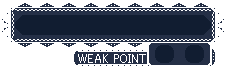
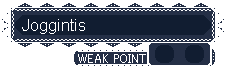
Revision of a layered (225, 67) image; what changed, layer by layer:
renamed "Pasted Layer" to "Joggintis", showed it, moved it above "BG", painted on it over [22, 19, 85, 34]
